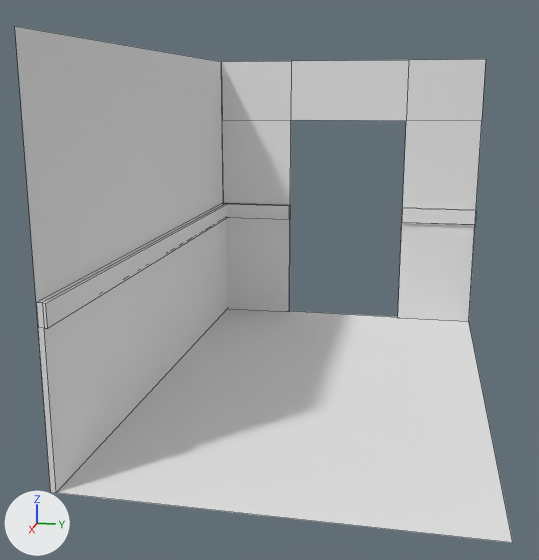
Renders of the Blender file Assets/models/floor_2/bathroom_e/bathroom_e.blend from each side of a commit.
One viewpoint serves both versions: a 50 mm camera at (19.6, 2.55, 7.81) aimed at (0.61, -1.25, 3.06). Lighting does not change. The marker at lower left points along +X, +Y and +Z. Mesh edges are drawn as thin lines.

In view in the first picture: 'floor', 'wall_e', 'wall_s', 'wood_wall', 'wood_wall.003'.
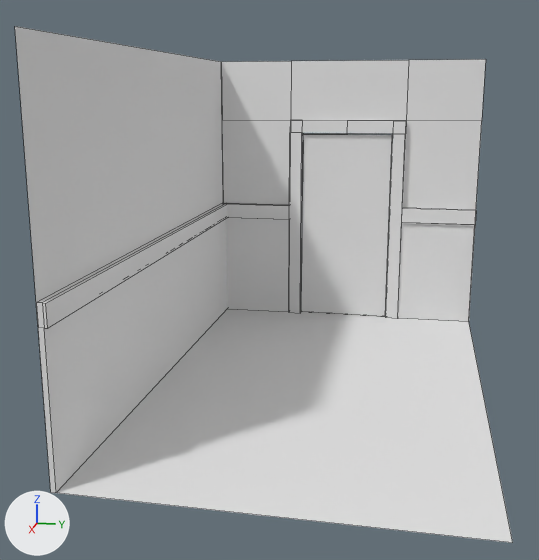
What changed in the scene script:
```text
Add mat_door:
    mat_door = diffuse_material('door')
    mat_door.base_color = (0.8, 0.8, 0.8)  # white #e7e7e7
Add me_cube_010:
    me_cube_010.from_pydata([(1.0, 0.79, 1.0), (-1.0, 1.0, -1.0), (1.0, 1.0, -1.0), (-1.0, 0.79, -1.0), (1.0, 0.79, -1.0), (-1.0, 1.0, 1.0), (1.0, 1.0, 1.0), (-1.0, 0.79, 1.0), (-1.0, 0.0, 1.0), (1.0, 0.0, 1.0), (-1.0, 1.0, 0.88), (1.0, 0.79, 0.88), (1.0, 1.0, 0.88), (-1.0, 0.79, 0.88), (-1.0, 0.0, 0.88), (1.0, 0.0, 0.88)], [], [(13, 10, 1, 3), (10, 12, 2, 1), (12, 11, 4, 2), (3, 1, 2, 4), (0, 6, 5, 7), (9, 0, 7, 8), (14, 13, 11, 15), (11, 13, 3, 4), (6, 0, 11, 12), (8, 7, 13, 14), (5, 6, 12, 10), (7, 5, 10, 13), (0, 9, 15, 11)])
    me_cube_010.materials.append(mat_painted_wall_s)  # its picture is missing
Add me_cube_011:
    me_cube_011.from_pydata(...)  # a box spanning x -2.01..-0.01, y 0.02..2.02, z -1.0..1.0
    me_cube_011.materials.append(mat_door)  # its picture is missing
Add ob_door_frame:
    ob_door_frame = bpy.data.objects.new('door_frame', me_cube_010)
    ob_door_frame.location = (-6.9, 0.0, 3.5)
    ob_door_frame.scale = (0.1, 2.0, 3.5)
    _m = ob_door_frame.modifiers.new('Mirror', 'MIRROR')
    _m.use_axis = (False, True, False)
Add ob_door:
    ob_door = bpy.data.objects.new('door', me_cube_011)
    ob_door.location = (-6.91, -1.58, 3.27)
    ob_door.scale = (0.05, 1.55, 3.25)
```

Changed parts and their boxes [x1, y1, x2, y2] in the pictures (539 x 560 px):
'door', added: after [301, 134, 392, 317]
'door_frame', added: after [289, 120, 406, 319]
